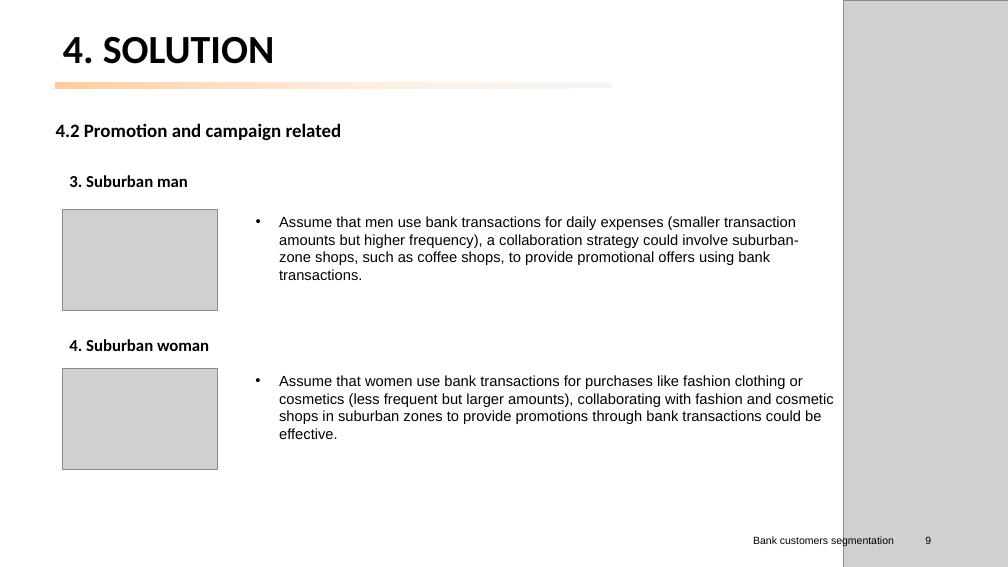
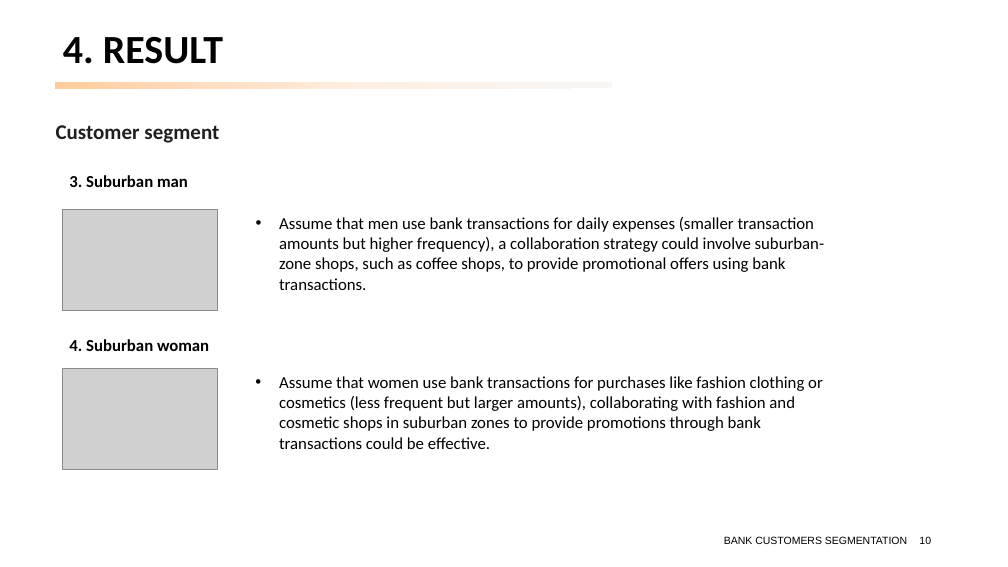
Before and after one commit to peerapat-t/Banking-customer-segmentation, a slide deck: slide 10 of banking customer segmentation.pptx (slide 9 before the commit). Drawn at 1008x567 pixels with LibreOffice and Linux fonts; fonts in the diff are those of the drawing; grey boxes stand for pictures. Boxes give left, top, right and bottom in pixels: in the first picture for what was removed or moved away, otherwise in the second. Text is boxed around its words. In the diff, an @@ line names an element or a change of style, - is before the commit and + after.

```diff
--- a/banking customer segmentation.pptx
+++ b/banking customer segmentation.pptx
@@ picture removed at [843, 0, 1008, 567] @@
@@ title at [63, 37, 223, 64]: text changed @@
-4. SOLUTION
+4. RESULT
@@ text removed at [56, 123, 342, 141] @@
-4.2 Promotion and campaign related
@@ text added at [56, 125, 219, 143], 20 pt, text #1F1F1F, bold @@
+Customer segment
@@ text "Assume that men use bank ..." at [279, 217, 825, 290]: size 14 to 16 pt, font Arial to Calibri @@
@@ text "Assume that women use bank ..." at [279, 376, 823, 449]: size 14 to 16 pt, font Arial to Calibri @@
@@ text at [724, 536, 907, 544]: text changed @@
-Bank customers segmentation
+BANK CUSTOMERS SEGMENTATION
@@ page number at [919, 536, 931, 544]: text changed @@
-9
+10
```
Also in this commit, not shown: 12 other slides changed, 6 slides added, 5 slides removed, 2 other files.
